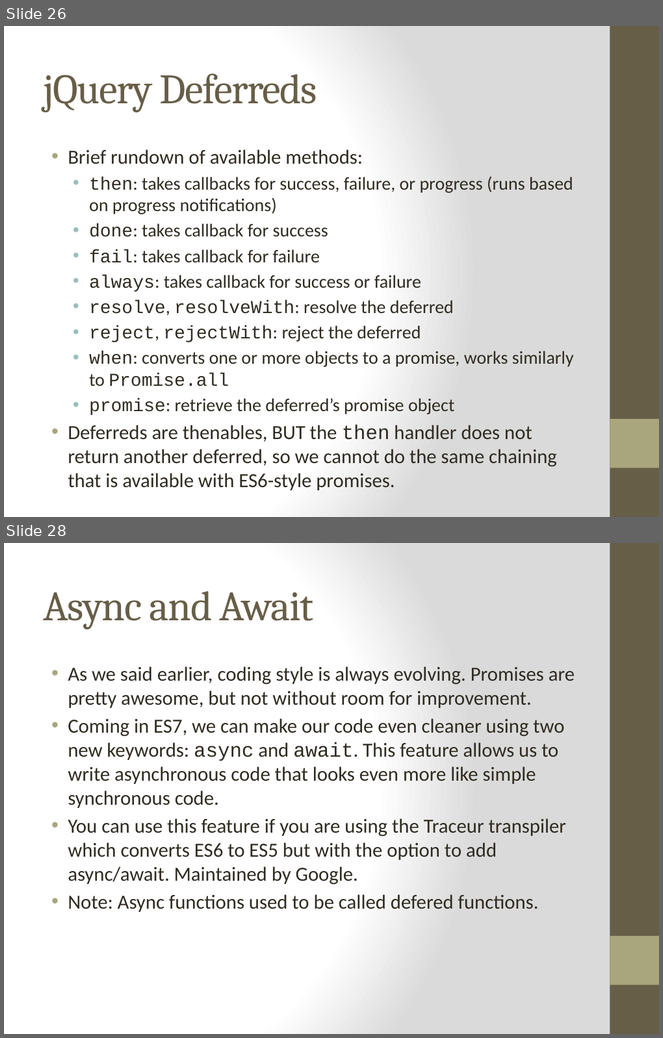
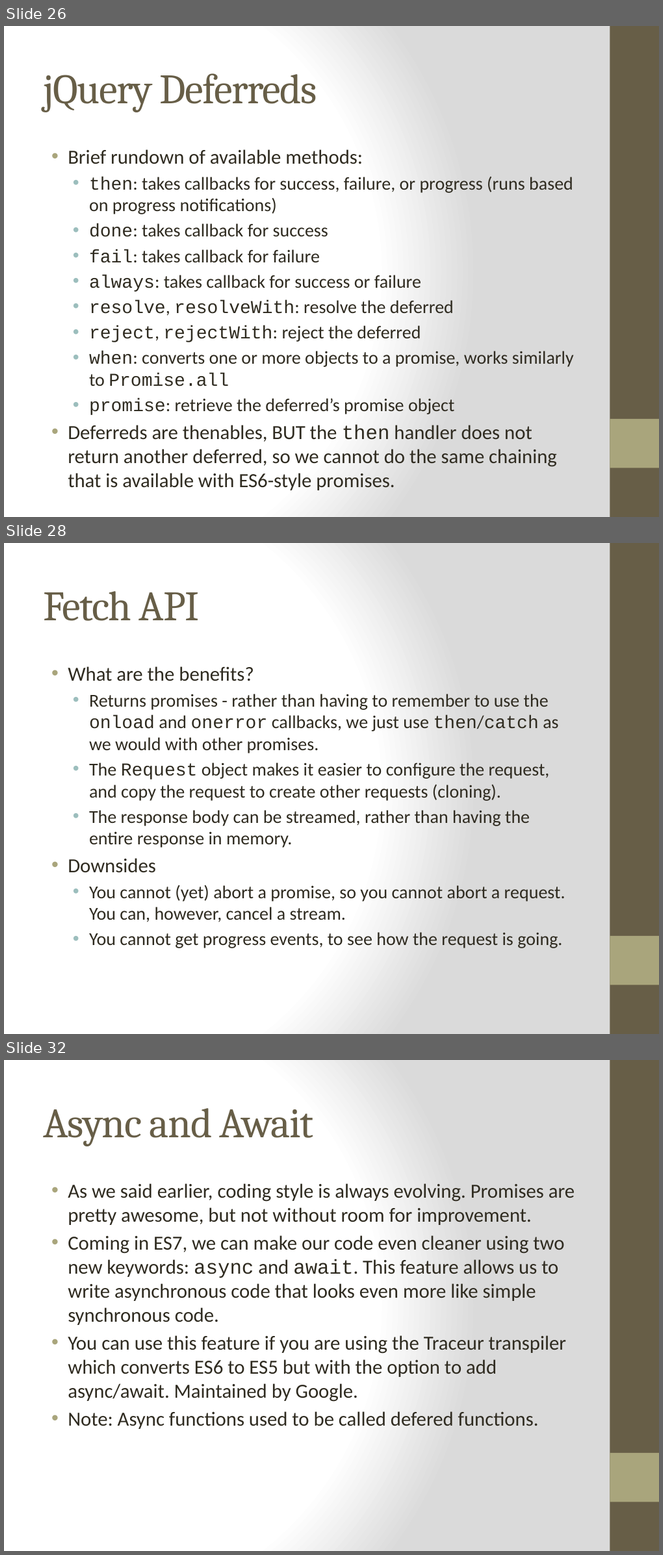
Before and after one commit to cheryly279/AsyncDiscussion, a slide deck: Async_Discussion_9_29_15.pptx. Shown one above the other, each under a label of ours: slides 26 and 28 before the commit, slides 26, 28 and 32 after it; the slides between them are not shown. The pictures are 663x1038 and 663x1555 pixels, drawn with LibreOffice and Linux fonts; fonts in the diff are those of the drawing. Boxes give left, top, right and bottom in pixels: in the first picture for what was removed or moved away, otherwise in the second. Text is boxed around its words. In the diff, an @@ line names an element or a change of style, - is before the commit and + after.

```diff
--- a/Async_Discussion_9_29_15.pptx
+++ b/Async_Discussion_9_29_15.pptx
@@ slide 28 added at box(4, 543, 659, 1034), background gradient #FFFFFF to #DADADA; not listed: 2 template elements that a slide beside it also shows @@
@@ title added at box(43, 591, 199, 621), 46 pt, text #675E47 @@
+Fetch API
@@ text added at box(68, 667, 566, 949), 20 pt, text #2F2B20 @@
+• What are the benefits?
+  • Returns promises - rather than having to remember to use the onload and onerror callbacks, we just use then/catch as we would with other promises.
+  • The Request object makes it easier to configure the request, and copy the request to create other requests (cloning).
+  • The response body can be streamed, rather than having the entire response in memory.
+• Downsides
+  • You cannot (yet) abort a promise, so you cannot abort a request. You can, however, cancel a stream.
+  • You cannot get progress events, to see how the request is going.
@@ what was slide 28 is now slide 32 @@
```
Also in this commit, not shown: 4 slides changed, 7 other slides added, 7 slides removed, 1 other file.
